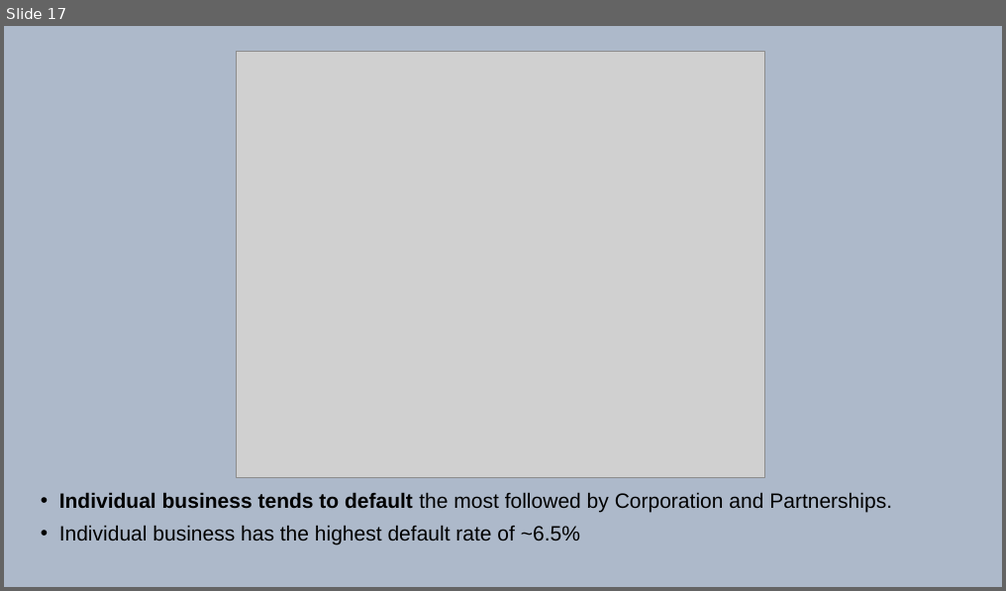
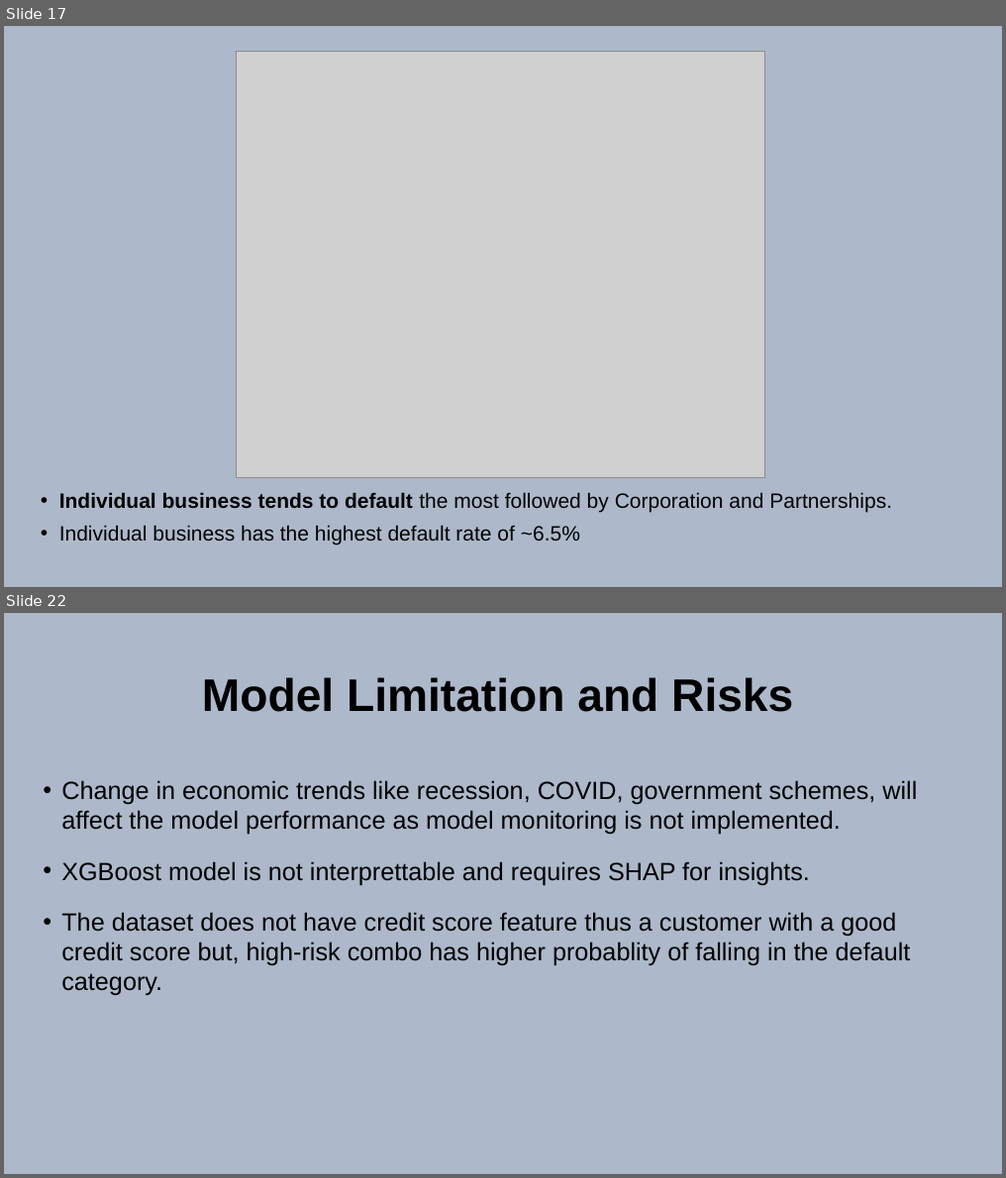
Before and after one commit to DineshDK672/Ryewalk_assignment, a slide deck: SBA 7(a) Presentation.pptx. Shown one above the other, each under a label of ours: slide 17 before the commit, slides 17 and 22 after it; the slides between them are not shown. The pictures are 1006x591 and 1006x1178 pixels, drawn with LibreOffice and Linux fonts; fonts in the diff are those of the drawing; grey boxes stand for pictures. Boxes give left, top, right and bottom in pixels: in the first picture for what was removed or moved away, otherwise in the second. Text is boxed around its words. In the diff, an @@ line names an element or a change of style, - is before the commit and + after.

```diff
--- a/SBA 7(a) Presentation.pptx
+++ b/SBA 7(a) Presentation.pptx
@@ slide 22 added at [4, 613, 1002, 1174], background #ADB9CA @@
@@ title added at [202, 677, 793, 712], 44 pt, text #000000, bold @@
+Model Limitation and Risks
@@ text added at [61, 780, 917, 996], 24 pt, text #000000 @@
+• Change in economic trends like recession, COVID, government schemes, will affect the model performance as model monitoring is not implemented.
+• XGBoost model is not interprettable and requires SHAP for insights.
+• The dataset does not have credit score feature thus a customer with a good credit score but, high-risk combo has higher probablity of falling in the default category.
```
Also in this commit, not shown: 6 slides changed, 5 other slides added, 1 other file.
